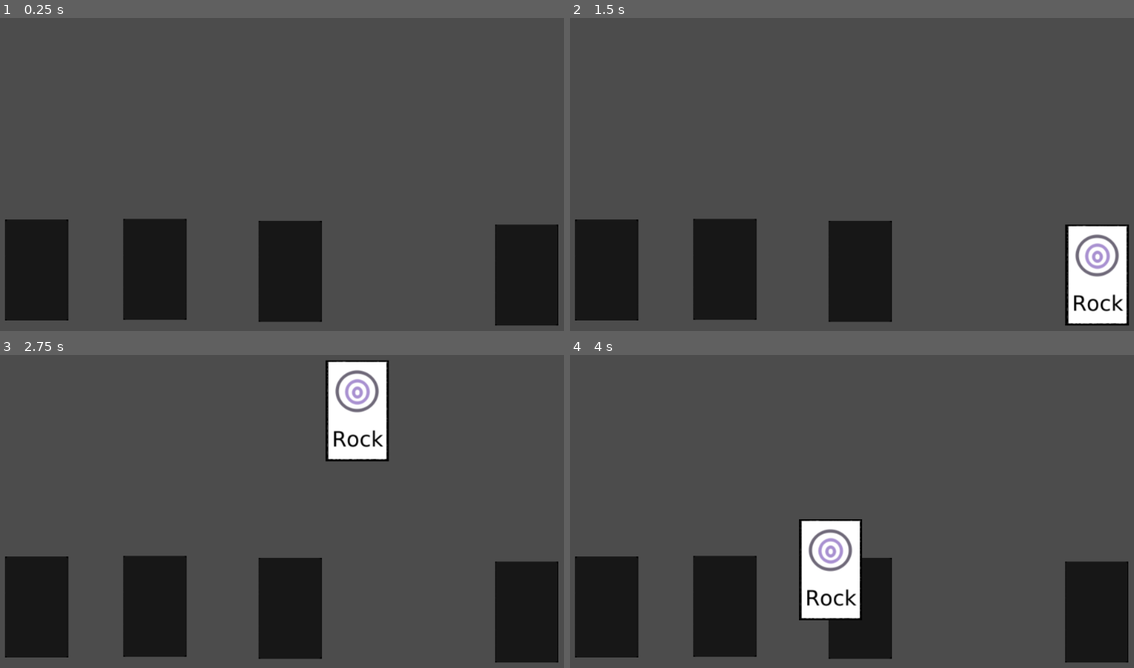
Above: before the commit, frames 1-4 (two rows, left to right).
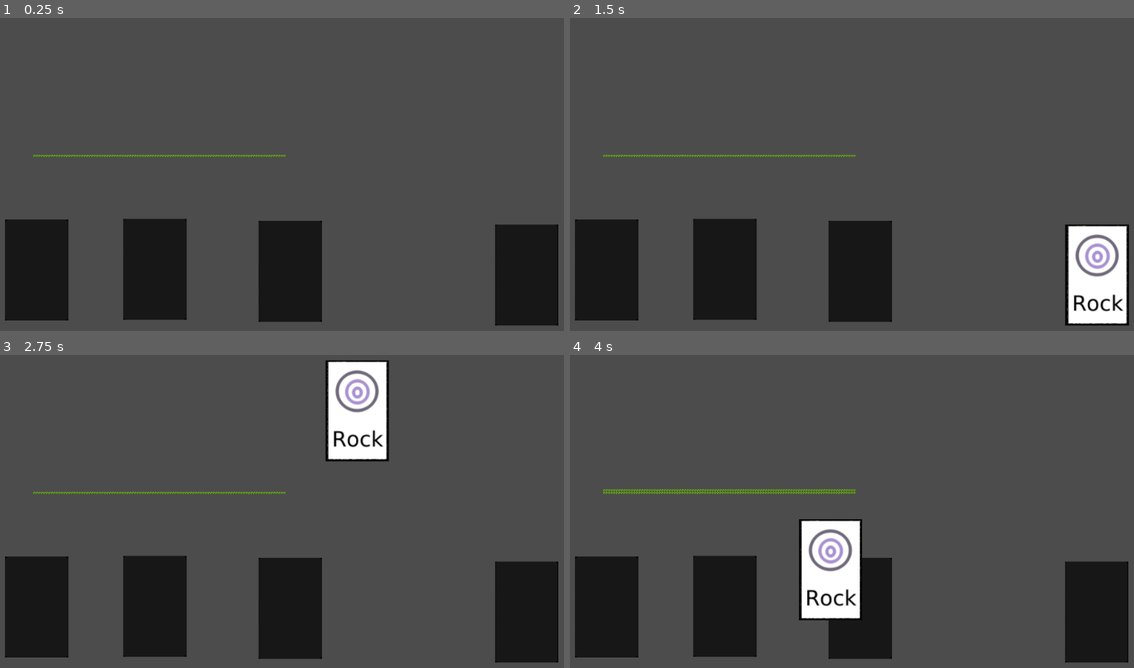
Above: after the commit, the same moments.

Repository: simonmnash/BGS13
Game: Godot game, scene res://Board.tscn
Two runs of this game, one before a commit and one after it. Both use one fixed random seed, a clock stepped at 60 frames per second and the inputs below.
Inputs (mouse positions are in pixels of both pictures, inside the frame that each line leads up to):
- Up to frame 1 (0.25 s): no input
- Up to frame 2 (1.5 s): tap Enter at 0.5 s; move the mouse to (1094, 274) at 0.52 s; click (1094, 274) at 0.67 s; tap Space at 1.25 s; move the mouse to (1094, 274) at 1.27 s; click (1094, 274) at 1.42 s
- Up to frame 3 (2.75 s): tap Enter at 2 s; move the mouse to (355, 411) at 2.02 s; click (355, 411) at 2.17 s
- Up to frame 4 (4 s): tap Space at 2.75 s; move the mouse to (829, 570) at 2.77 s; click (829, 570) at 2.92 s; tap Enter at 3.5 s; move the mouse to (1055, 552) at 3.52 s; click (1055, 552) at 3.67 s

The runs differ from the first frame. In frame 1, 0.3% of the frame differs, in the area x 5-51%, y 43-45%; in frame 2, 0.3%; in frame 3, 0.3%; in frame 4, 0.7%, in the area x 5-51%, y 42-45%.

Commit message:
added tilemap for cellular auto

Diff:
--- a/Board.tscn
+++ b/Board.tscn
@@ -1,9 +1,10 @@
-[gd_scene load_steps=5 format=2]
+[gd_scene load_steps=6 format=2]
 
 [ext_resource path="res://Deck.tscn" type="PackedScene" id=1]
 [ext_resource path="res://Slot.tscn" type="PackedScene" id=2]
 [ext_resource path="res://audio/pickup.wav" type="AudioStream" id=3]
 [ext_resource path="res://audio/putdown.wav" type="AudioStream" id=4]
+[ext_resource path="res://TurtleCity.tscn" type="PackedScene" id=5]
 
 [node name="Board" type="Node2D" index="0"]
 
@@ -55,3 +56,9 @@
 autoplay = false
 mix_target = 0
 bus = "Master"
+
+[node name="TurtleCity" parent="." index="6" instance=ExtResource( 5 )]
+
+position = Vector2( -10, 0 )
+rotation = 3.14159
+_sections_unfolded = [ "Cell", "Transform" ]
--- a/Card.gd
+++ b/Card.gd
@@ -23,6 +23,8 @@
 	# There is probably a more efficent way to find the deck, but this isn't a bottleneck at the moment and probably won't ever become one.
 	get_tree().get_root().find_node("Deck", true, false).reprime_draw()
 
+	# For now, build new layers whenever a card is placed (this will be moved into the turn handler once that is built).
+	get_tree().get_root().find_node("TurtleCity", true, false).generate_new_layer()
 
 func _unhandled_input(event):
 
--- /dev/null
+++ b/Cells.tscn
@@ -0,0 +1,15 @@
+[gd_scene load_steps=3 format=2]
+
+[ext_resource path="res://assets/green.png" type="Texture" id=1]
+[ext_resource path="res://assets/clear.png" type="Texture" id=2]
+
+[node name="Cells" type="Node"]
+
+[node name="on" type="Sprite" parent="." index="0"]
+
+position = Vector2( 4.19938, 2.28679 )
+texture = ExtResource( 1 )
+
+[node name="off" type="Sprite" parent="." index="1"]
+
+texture = ExtResource( 2 )
--- a/Deck.gd
+++ b/Deck.gd
@@ -17,5 +17,6 @@
 		if can_draw:
 			var card_instance = card.instance()
 			add_child(card_instance)
+
 			get_node("/root/Board/pickupPlayer").play(0) #play the sound!
 			can_draw = false
--- /dev/null
+++ b/TurtleCity.gd
@@ -0,0 +1,23 @@
+extends TileMap
+
+
+var current_height = 0;
+
+func _ready():
+	# Init an full row of cells (each cell is 4 by 4 right now as a performance hedge, we can probably get them down to 2x2 at least (probably even do single pixels)).
+	for i in range(0,100):
+		self.set_cell(i, 0, 0)
+	current_height = current_height + 1
+
+
+# Draw a full row at the current height.
+func generate_new_layer():
+	for i in range(0,100):
+		self.set_cell(i, self.current_height, 0)
+	current_height = current_height + 1
+
+
+
+# Do self referential calculations on any given row.
+func evolve_row(height):
+	pass
--- /dev/null
+++ b/TurtleCity.tscn
@@ -0,0 +1,26 @@
+[gd_scene load_steps=3 format=2]
+
+[ext_resource path="res://assets/cells.tres" type="TileSet" id=1]
+[ext_resource path="res://TurtleCity.gd" type="Script" id=2]
+
+[node name="TurtleCity" type="TileMap"]
+
+mode = 0
+tile_set = ExtResource( 1 )
+cell_size = Vector2( 4, 4 )
+cell_quadrant_size = 16
+cell_custom_transform = Transform2D( 1, 0, 0, 1, 0, 0 )
+cell_half_offset = 2
+cell_tile_origin = 0
+cell_y_sort = false
+cell_clip_uv = false
+collision_use_kinematic = false
+collision_friction = 1.0
+collision_bounce = 0.0
+collision_layer = 1
+collision_mask = 1
+occluder_light_mask = 1
+format = 1
+tile_data = PoolIntArray(  )
+script = ExtResource( 2 )
+_sections_unfolded = [ "Cell" ]
--- /dev/null
+++ b/assets/cells.tres
@@ -0,0 +1,25 @@
+[gd_resource type="TileSet" load_steps=3 format=2]
+
+[ext_resource path="res://assets/green.png" type="Texture" id=1]
+[ext_resource path="res://assets/clear.png" type="Texture" id=2]
+
+[resource]
+
+0/name = "on"
+0/texture = ExtResource( 1 )
+0/tex_offset = Vector2( 0, 0 )
+0/modulate = Color( 1, 1, 1, 1 )
+0/region = Rect2( 0, 0, 4, 4 )
+0/is_autotile = false
+0/occluder_offset = Vector2( 2, 2 )
+0/navigation_offset = Vector2( 2, 2 )
+0/shapes = [  ]
+1/name = "off"
+1/texture = ExtResource( 2 )
+1/tex_offset = Vector2( 0, 0 )
+1/modulate = Color( 1, 1, 1, 1 )
+1/region = Rect2( 0, 0, 4, 4 )
+1/is_autotile = false
+1/occluder_offset = Vector2( 2, 2 )
+1/navigation_offset = Vector2( 2, 2 )
+1/shapes = [  ]
Binary file added: assets/clear.png
Not shown, added: assets/clear.png.import
Binary file added: assets/green.png
Not shown, added: assets/green.png.import
